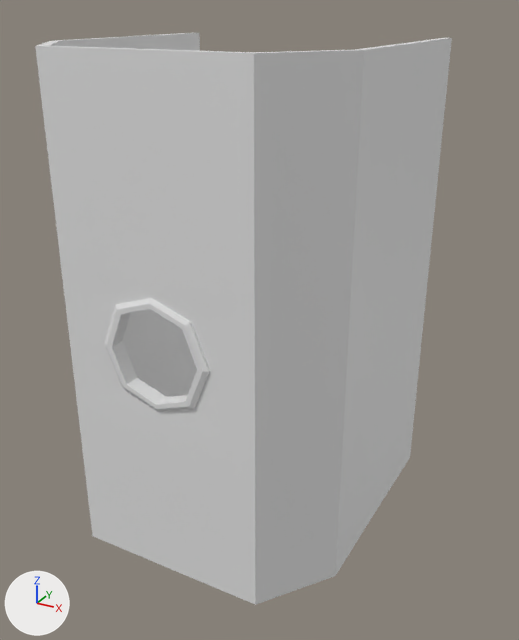
The FBX model 20-Second-Jam/Assets/Objects/RoughHull.fbx: old version first, new version second.
Rendered twice from a camera (50 mm lens) standing at (11.7, -20.8, 13.5) and looking at (0.0, 0.6, 2.8). Lighting does not change. The marker at lower left points along +X, +Y and +Z. The older version comes first.

In view in the first picture: 'Hull'.
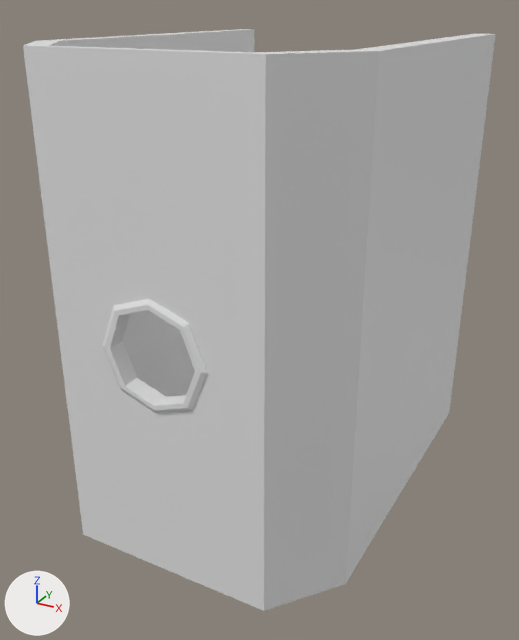
Pixel boxes [x1, y1, x2, y2] of what changed, in the pictures (519 x 640 px; the box of a moved part takes in the faces that stretch with it):
'Hull', reshaped (13% wider)
    before: [35, 33, 452, 605]
    after: [23, 29, 496, 611]
part 1 of me_cube_001, moved or reshaped
    before: [121, 33, 452, 574]
    after: [111, 29, 496, 583]

What changed in the scene script:
```text
Change me_cube_001:
    used by ob_hull; location = (0.0, 0.0, 0.0)
    remove me_cube_001.from_pydata(...)  # 170 vertices, 170 faces; spans x -5.0..5.0, y -5.9..4.4, z -3.8..12.5
    add me_cube_001.from_pydata(...)  # 218 vertices, 218 faces; spans x -5.5..5.5, y -6.0..8.7, z -3.8..12.5
    me_cube_001 part 1
    16 vertices are removed from x -5.0..5.0, y -0.4..4.4, z -3.8..12.5
    32 faces are deleted
    37 vertices in x -1.9..1.9, y -5.9..-5.8, z -3.8..12.5 move by (0.0, -0.1, 0.0)
    8 vertices in x -4.8..4.8, y 4.4, z 1.8..8.2 move by (0.0, -1.8, 0.0)
    6 vertices in x -3.3, y -5.8, z -3.8..12.5 move by (-0.4, -0.1, 0.0)
    6 vertices in x -5.0, y -3.4, z -3.8..12.5 move by (-0.5, -0.2, 0.0)
    6 vertices in x 3.3, y -5.8, z -3.8..12.5 move by (0.4, -0.1, 0.0)
    6 vertices in x 5.0, y -3.4, z -3.8..12.5 move by (0.5, -0.2, 0.0)
    12 vertices move from x -5.0..5.0, y -0.4..4.3, z -3.8..12.5 to x -5.5..5.5, y -0.4..5.6, z -3.8..12.5
    4 vertices are added at (-4.7, 5.6, -3.8), (-4.7, 5.6, 12.5), (4.7, 5.6, -3.8), (4.7, 5.6, 12.5)
    8 new vertices lie (0.0, 3.2, 0.0) away from vertices in x -5.0..5.0, y -3.4, z 1.8..8.2
    16 new vertices lie (0.0, 3.0, 0.0) away from vertices in x -5.5..5.5, y -0.4, z -3.8..12.5
    12 new vertices lie (0.0, 3.0, 0.0) away from vertices in x -5.5..5.5, y 2.6, z -3.8..12.5
    12 new vertices lie (0.0, 3.1, 0.0) away from vertices in x -5.5..5.5, y 5.6, z -3.8..12.5
    6 new vertices lie (0.7, 0.0, 0.0) away from vertices in x -5.5, y 8.7, z -3.8..12.5
    6 new vertices lie (-0.7, 0.0, 0.0) away from vertices in x 5.5, y 8.7, z -3.8..12.5
    80 new faces join them
```
